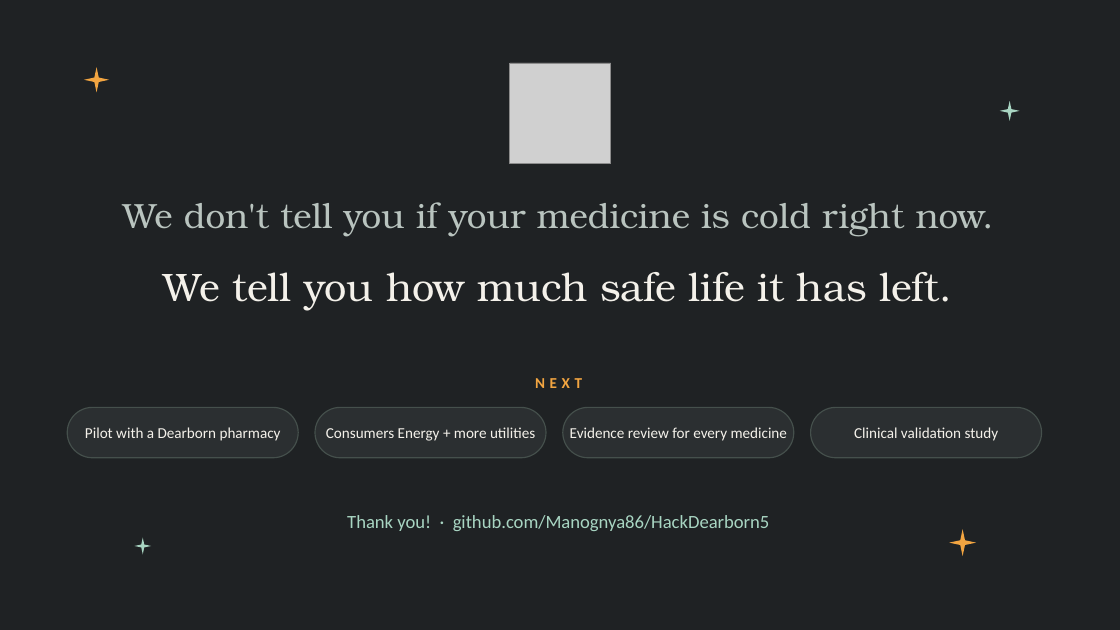
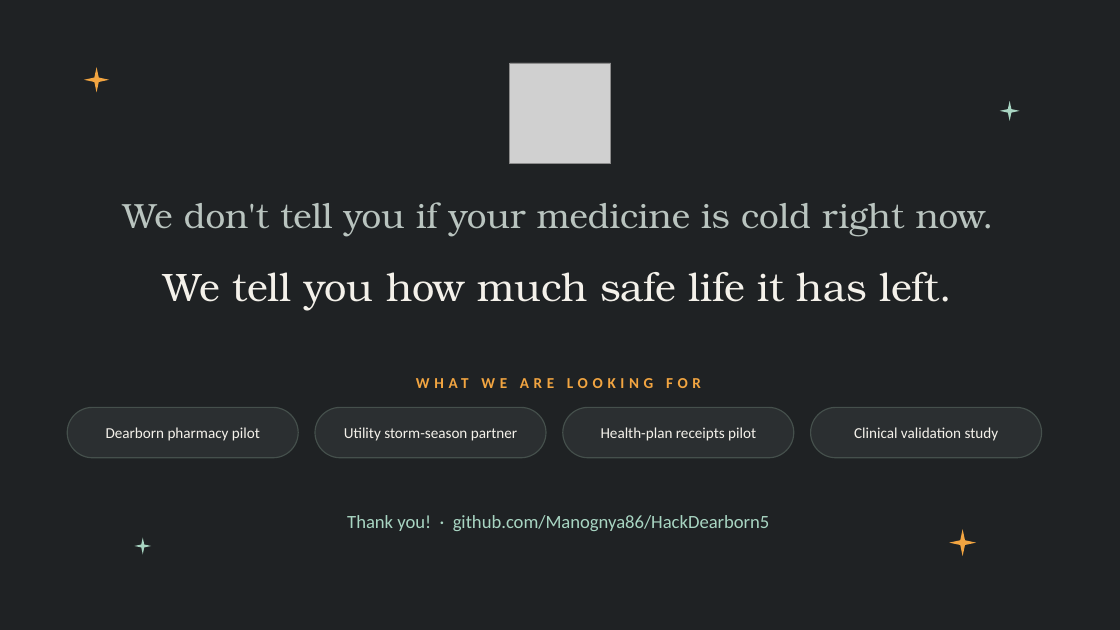
Before and after one commit to Manognya86/HackDearborn5, a slide deck: slide 13 of presentation/LIFELOG_HackDearborn5.pptx (slide 25 before the commit). Drawn at 1120x630 pixels with LibreOffice and Linux fonts; fonts in the diff are those of the drawing; grey boxes stand for pictures. Boxes give left, top, right and bottom in pixels: in the first picture for what was removed or moved away, otherwise in the second. Text is boxed around its words. In the diff, an @@ line names an element or a change of style, - is before the commit and + after.

```diff
--- a/presentation/LIFELOG_HackDearborn5.pptx
+++ b/presentation/LIFELOG_HackDearborn5.pptx
@@ text at [123, 204, 173, 229]: text changed @@
-NEXT
+WHAT WE ARE LOOKING FOR
@@ text at [106, 427, 260, 441]: text changed @@
-Pilot with a Dearborn pharmacy
+Dearborn pharmacy pilot
@@ text at [344, 427, 517, 441]: text changed @@
-Consumers Energy + more utilities
+Utility storm-season partner
@@ text at [601, 427, 756, 441]: text changed @@
-Evidence review for every medicine
+Health-plan receipts pilot
```
Also in this commit, not shown: 4 slides added.
